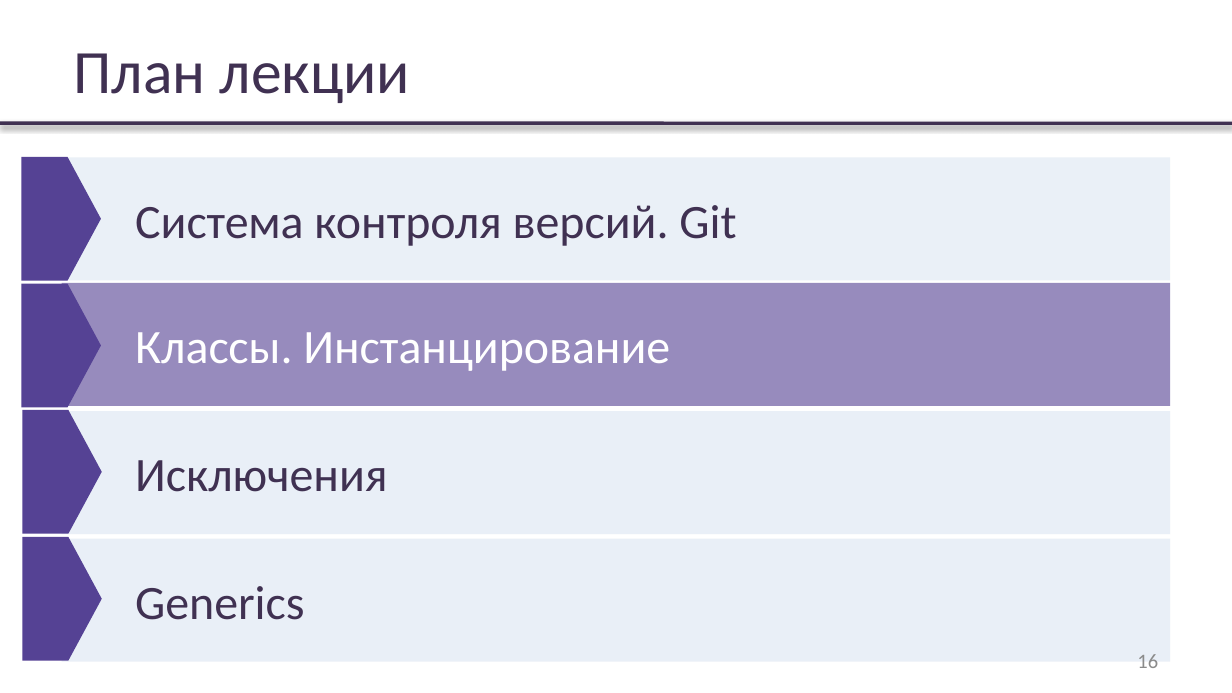
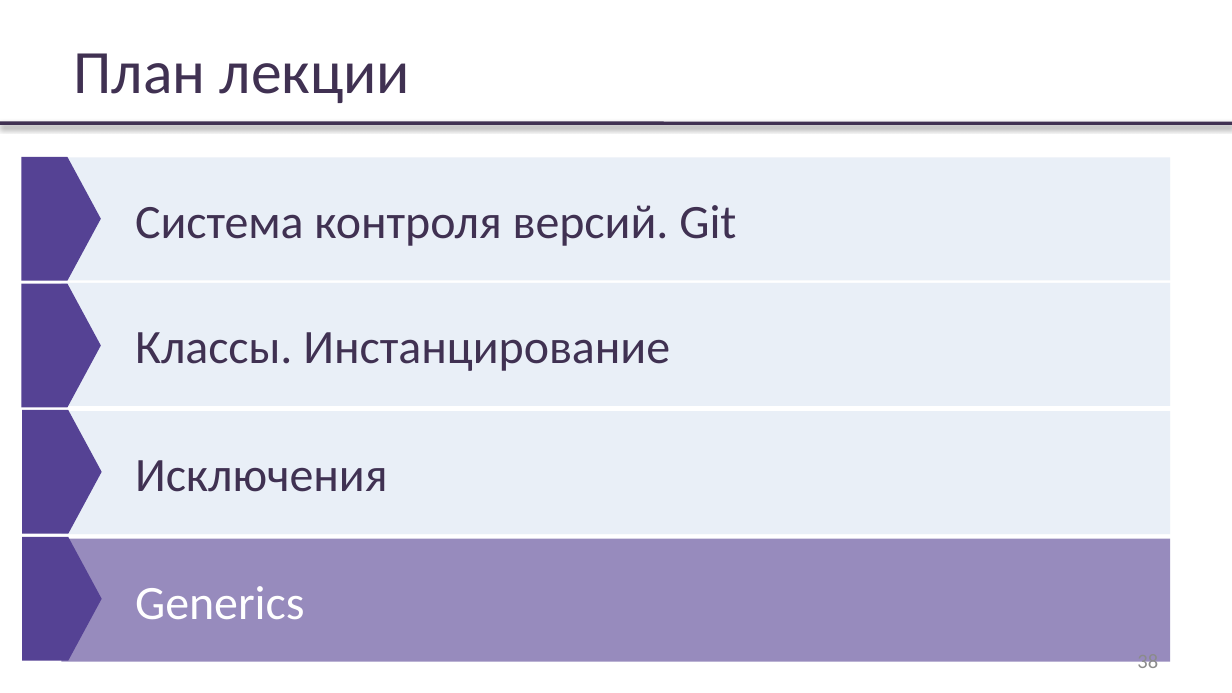
Before and after one commit to rybalkinsd/atom, a slide deck: slide 38 of lecture3/presentation/lecture03.pptx (slide 16 before the commit). Drawn at 1232x693 pixels with LibreOffice and Linux fonts; fonts in the diff are those of the drawing; background and template pictures are left out. Boxes give left, top, right and bottom in pixels: in the first picture for what was removed or moved away, otherwise in the second. Text is boxed around its words. In the diff, an @@ line names an element or a change of style, - is before the commit and + after.

```diff
--- a/lecture3/presentation/lecture03.pptx
+++ b/lecture3/presentation/lecture03.pptx
@@ rectangle "Система контроля версий. Git" at (x1=62, y1=158, x2=1170, y2=281): fill #EAF0F7 to #DCE6F2 at 61% opacity @@
@@ text "Классы. Инстанцирование" moved from (x1=62, y1=283, x2=1170, y2=407) to (x1=135, y1=332, x2=670, y2=371) @@
@@ text "Классы. Инстанцирование" at (x1=135, y1=332, x2=670, y2=371): text colour #FFFFFF to #403152; fill #554294 at 61% opacity to none @@
@@ rectangle "Generics" at (x1=62, y1=538, x2=1170, y2=662): text colour #403152 to #FFFFFF; fill #DCE6F2 at 61% opacity to #554294 at 61% opacity @@
@@ page number at (x1=1137, y1=654, x2=1158, y2=674): text changed @@
-16
+38
```
Also in this commit, not shown: 8 other slides changed, 10 slides added, 3 slides removed.
